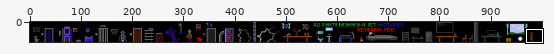
Sprite sheet: gfx.png. Above: a wide view before the commit, with the close-up outlined.
Close-up. Earlier state:
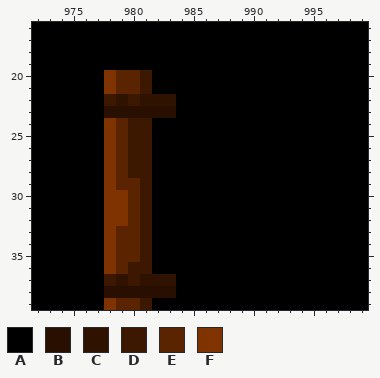
The file is 1000x40 pixels. Colours within 5 levels of each other are drawn and written as one. Shown: x 972..999, y 16..39.
Palette (. is transparent): A #000000  B #280f00  C #301200  D #3d1800  E #5b2400  F #7f3300
Pixels before, first column x 972:
16 AAAAAAAAAAAAAAAAAAAAAAAAAAAA
17 AAAAAAAAAAAAAAAAAAAAAAAAAAAA
18 AAAAAAAAAAAAAAAAAAAAAAAAAAAA
19 AAAAAAAAAAAAAAAAAAAAAAAAAAAA
20 AAAAAAFEEDAAAAAAAAAAAAAAAAAA
21 AAAAAAFEEDAAAAAAAAAAAAAAAAAA
22 AAAAAADCDCCCAAAAAAAAAAAAAAAA
23 AAAAAABBBBBBAAAAAAAAAAAAAAAA
24 AAAAAAFEDDAAAAAAAAAAAAAAAAAA
25 AAAAAAFEDDAAAAAAAAAAAAAAAAAA
26 AAAAAAFEDDAAAAAAAAAAAAAAAAAA
27 AAAAAAFEDDAAAAAAAAAAAAAAAAAA
28 AAAAAAFEDDAAAAAAAAAAAAAAAAAA
29 AAAAAAFEEDAAAAAAAAAAAAAAAAAA
30 AAAAAAFFEDAAAAAAAAAAAAAAAAAA
31 AAAAAAFFEDAAAAAAAAAAAAAAAAAA
32 AAAAAAFFEDAAAAAAAAAAAAAAAAAA
33 AAAAAAFEEDAAAAAAAAAAAAAAAAAA
34 AAAAAAFEEDAAAAAAAAAAAAAAAAAA
35 AAAAAAFEEDAAAAAAAAAAAAAAAAAA
36 AAAAAAFEDDAAAAAAAAAAAAAAAAAA
37 AAAAAADCDCCCAAAAAAAAAAAAAAAA
38 AAAAAABBBBBBAAAAAAAAAAAAAAAA
39 AAAAAAFEEDAAAAAAAAAAAAAAAAAA
Now the later version:
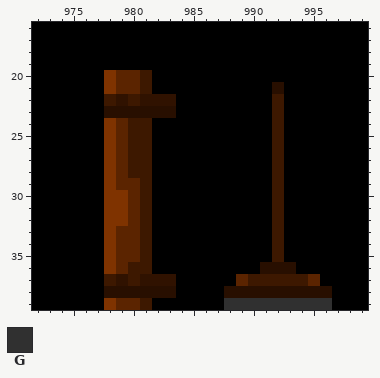
Colours new in this view: G #303030
Difference:
Changed rows in their new state; - is an unchanged pixel.
first column x 988:
21 ----B----
22 ----D----
23 ----D----
24 ----D----
25 ----D----
26 ----D----
27 ----D----
28 ----D----
29 ----D----
30 ----D----
31 ----D----
32 ----D----
33 ----D----
34 ----D----
35 ----D----
36 ---BBB---
37 -EDDDDDE-
38 BBBBBBBBB
39 GGGGGGGGG
Boxes around the changes in both close-ups, in picture pixels (x1, y1, x2, y2):
changed: (224, 82, 332, 310)
